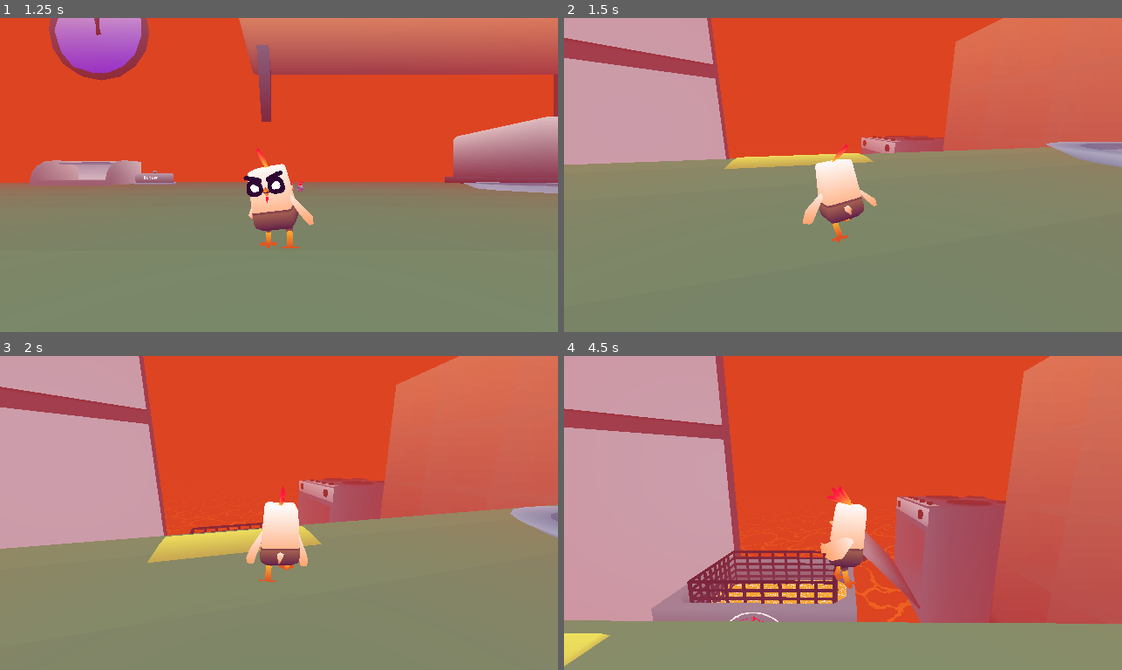
Above: before the commit, frames 1-4 (two rows, left to right).
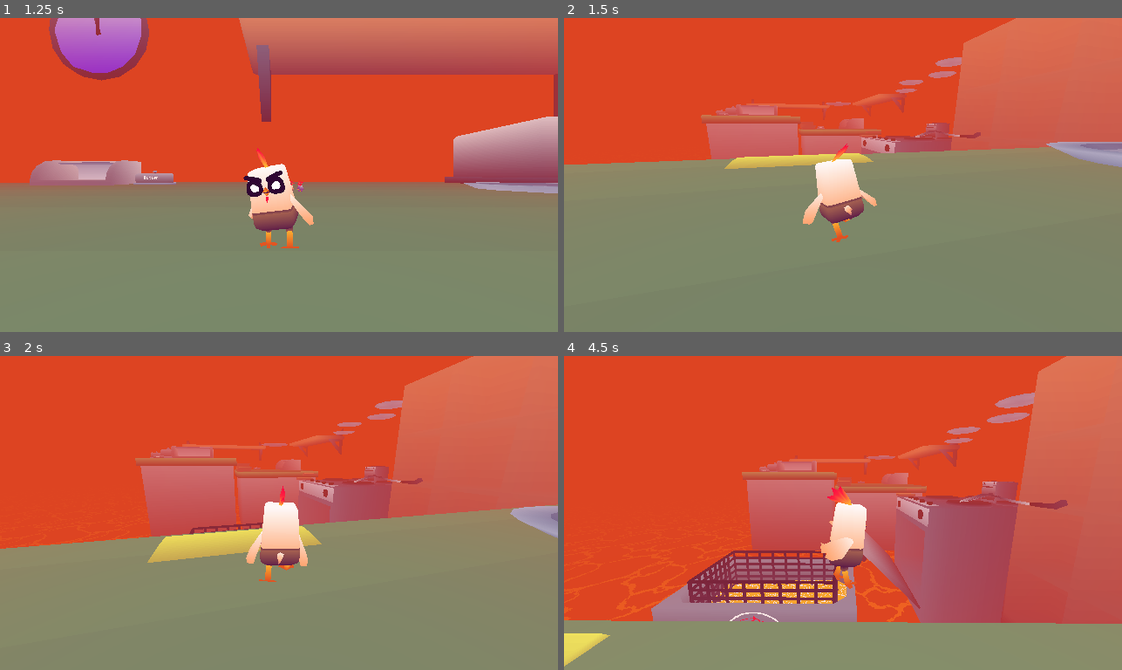
Above: after the commit, the same moments.

Repository: Cucumber-Maki/UoP-2025
Game: Godot game, scene res://scenes/splashScreen/splashScreen.tscn
Same seed, same stepped clock (60 frames per second), same inputs: the game is played once before the commit and once after it.
Inputs (mouse positions are in pixels of both pictures, inside the frame that each line leads up to):
- Up to frame 1 (1.25 s): tap Enter at 0.5 s; move the mouse to (401, 159) at 0.52 s; hold D (player_move_right) from 0.53 s (still down); tap E (player_interact) at 0.6 s; tap Space (player_move_jump) at 0.77 s
- Up to frame 2 (1.5 s): move the mouse to (815, 175) at 1.27 s; release D (player_move_right) at 1.28 s; hold W (player_move_forward) from 1.28 s (still down); tap E (player_interact) at 1.35 s
- Up to frame 3 (2 s): keep holding W (player_move_forward); tap Space (player_move_jump) at 1.52 s
- Up to frame 4 (4.5 s): keep holding W (player_move_forward); move the mouse to (854, 506) at 2.02 s; tap E (player_interact) every 0.75 s from 2.1 to 4.35 s; move the mouse to (837, 519) at 2.77 s; tap Space (player_move_jump) at 3.02, 3.77 s; move the mouse to (887, 516) at 3.52 s; move the mouse to (798, 509) at 4.27 s

Frame 1 is identical in both runs. In frame 2, 17% of the frame differs, in the area x 0-81%, y 0-47%; in frame 3, 23%; in frame 4, 32%, in the area x 0-91%, y 0-85%.

Commit message:
feat: extend level
still need to put chickkins and seeds around the level, and add interactable elements on the ovens and breadbins

Diff:
--- a/prefabs/level1.tscn
+++ b/prefabs/level1.tscn
@@ -71,7 +71,7 @@
 transform = Transform3D(-0.866025, 7.57103e-08, -0.5, -8.74228e-08, -1, 0, -0.5, 4.37114e-08, 0.866025, -48, 0.2, 14)
 
 [node name="Refrigerator" parent="Environment" instance=ExtResource("9_spq7v")]
-transform = Transform3D(-4.37114e-08, 0, -1, 0, 1, 0, 1, 0, -4.37114e-08, -85, -44, -27)
+transform = Transform3D(-4.37114e-08, 0, -1, 0, 1, 0, 1, 0, -4.37114e-08, -173.731, -44, 28.7464)
 
 [node name="Refrigerator Door" parent="Environment/Refrigerator" index="1"]
 transform = Transform3D(-0.5, 0, 0.866026, 0, 1, 0, -0.866026, 0, -0.5, -25, 0, -20)
@@ -80,7 +80,7 @@
 transform = Transform3D(1, 0, 0, 0, 1, 0, 0, 0, 1, 38, 32, 38)
 
 [node name="Box Shelves" parent="Environment" instance=ExtResource("11_0b3ik")]
-transform = Transform3D(-4.37114e-08, 0, 1, 0, 1, 0, -1, 0, -4.37114e-08, 72, -44, -35)
+transform = Transform3D(-4.37114e-08, 0, 1, 0, 1, 0, -1, 0, -4.37114e-08, 75.8431, -44, -35)
 
 [node name="Oven" parent="Environment" instance=ExtResource("12_4siyy")]
 transform = Transform3D(-4.37114e-08, 0, 1, 0, 1, 0, -1, 0, -4.37114e-08, 61, -44, -93)
@@ -108,6 +108,120 @@
 [node name="Toaster" parent="Environment" instance=ExtResource("18_olfdj")]
 transform = Transform3D(1, 0, 0, 0, 1, 0, 0, 0, 1, -45, 0, 33)
 skeleton = NodePath("../..")
+
+[node name="Shelf2" parent="Environment" instance=ExtResource("5_ctcjh")]
+transform = Transform3D(0.5, 0, 0, 0, 0.5, 0, 0, 0, 0.5, -75.7524, -3.04241, 29.1192)
+
+[node name="Plate Small2" parent="Environment" instance=ExtResource("17_xha6b")]
+transform = Transform3D(1, 0, 0, 0, 1, 0, 0, 0, 1, -110.104, 0.769035, 35)
+
+[node name="Plate Big2" parent="Environment" instance=ExtResource("16_ysal5")]
+transform = Transform3D(1, 0, 0, 0, 1, 0, 0, 0, 1, -103.913, -7.71759, 20.1201)
+
+[node name="Plate Small3" parent="Environment" instance=ExtResource("17_xha6b")]
+transform = Transform3D(0.9, 0, 0, 0, 0.9, 0, 0, 0, 0.9, -115.428, -4.35668, 20.7289)
+skeleton = NodePath("../Plate Big2")
+
+[node name="Plate Small4" parent="Environment" instance=ExtResource("17_xha6b")]
+transform = Transform3D(0.7, 0, 0, 0, 0.7, 0, 0, 0, 0.7, -120.915, -1.7001, 24.7054)
+skeleton = NodePath("../Plate Small3")
+
+[node name="Bread" parent="Environment" instance=ExtResource("7_cqysd")]
+transform = Transform3D(-8.74228e-08, 0, 2, 0, 2, 0, -2, 0, -8.74228e-08, -137.293, 0, 29.1201)
+
+[node name="Pizza Box2" parent="Environment" instance=ExtResource("6_jbhi1")]
+transform = Transform3D(1, 0, 0, 0, 1, 0, 0, 0, 1, -170.658, -3.43686, 29.913)
+
+[node name="Spatula2" parent="Environment" instance=ExtResource("13_g1q7u")]
+transform = Transform3D(-0.866025, -0.0122162, 0.499851, 1.50951e-07, -0.999701, -0.0244322, 0.5, -0.0211588, 0.865767, 58, 0.982724, -72.1999)
+
+[node name="Counter2" parent="Environment" instance=ExtResource("1_mpcyb")]
+transform = Transform3D(0.5, 0, 0, 0, 1, 0, 0, 0, 1, 38, -44, -169)
+
+[node name="Oven2" parent="Environment" instance=ExtResource("12_4siyy")]
+transform = Transform3D(-8.74228e-09, 0, 0.2, 0, 0.2, 0, -0.2, 0, -8.74228e-09, 76, -4, -92)
+
+[node name="Bread Bin2" parent="Environment" instance=ExtResource("14_r444d")]
+transform = Transform3D(-8.74228e-08, 0, 2, 0, 2, 0, -2, 0, -8.74228e-08, 57, 0, -185)
+
+[node name="Butter2" parent="Environment" instance=ExtResource("15_ltn4d")]
+transform = Transform3D(-1, 0, -8.74228e-08, 0, 1, 0, 8.74228e-08, 0, -1, 29, 0, -193)
+
+[node name="Shelf3" parent="Environment" instance=ExtResource("5_ctcjh")]
+transform = Transform3D(-4.37114e-08, 0, 1, 0, 1, 0, -1, 0, -4.37114e-08, 71, 24, -167)
+
+[node name="Counter3" parent="Environment" instance=ExtResource("1_mpcyb")]
+transform = Transform3D(0.5, 0, 0, 0, 1.2, 0, 0, 0, 1, -22, -44, -169)
+
+[node name="Bread2" parent="Environment" instance=ExtResource("7_cqysd")]
+transform = Transform3D(1, 0, 0, 0, 1, 0, 0, 0, 1, 47, -4, -120)
+
+[node name="Bread3" parent="Environment" instance=ExtResource("7_cqysd")]
+transform = Transform3D(1, 0, 0, 0, 1, 0, 0, 0, 1, 55, -2, -130)
+
+[node name="Bread4" parent="Environment" instance=ExtResource("7_cqysd")]
+transform = Transform3D(1, 0, 0, 0, 1, 0, 0, 0, 1, 14, 0, -154)
+
+[node name="Bread5" parent="Environment" instance=ExtResource("7_cqysd")]
+transform = Transform3D(0.978148, 0, -0.207912, 0, 1, 0, 0.207912, 0, 0.978148, 14.0791, 1, -153.867)
+
+[node name="Bread6" parent="Environment" instance=ExtResource("7_cqysd")]
+transform = Transform3D(0.978148, 0, 0.207912, 0, 1, 0, -0.207912, 0, 0.978148, 14, 2, -154)
+
+[node name="Bread7" parent="Environment" instance=ExtResource("7_cqysd")]
+transform = Transform3D(1, 0, 0, 0, 1, 0, 0, 0, 1, 14, 0, -171)
+
+[node name="Bread8" parent="Environment" instance=ExtResource("7_cqysd")]
+transform = Transform3D(0.829038, 0, 0.559193, 0, 1, 0, -0.559193, 0, 0.829038, 14, 1, -171)
+
+[node name="Bread9" parent="Environment" instance=ExtResource("7_cqysd")]
+transform = Transform3D(0.978148, 0, 0.207912, 0, 1, 0, -0.207912, 0, 0.978148, 14, 4, -171)
+
+[node name="Bread10" parent="Environment" instance=ExtResource("7_cqysd")]
+transform = Transform3D(0.829038, 0, 0.559193, 0, 1, 0, -0.559193, 0, 0.829038, 14, 2, -171)
+
+[node name="Bread11" parent="Environment" instance=ExtResource("7_cqysd")]
+transform = Transform3D(0.573576, 0, 0.819152, 0, 1, 0, -0.819152, 0, 0.573576, 14, 3, -171)
+
+[node name="Bread12" parent="Environment" instance=ExtResource("7_cqysd")]
+transform = Transform3D(0.866025, 0, 0.5, 0, 1, 0, -0.5, 0, 0.866025, 14, 5, -171)
+
+[node name="Bread Bin3" parent="Environment" instance=ExtResource("14_r444d")]
+transform = Transform3D(-2, 0, -1.74846e-07, 0, 2, 0, 1.74846e-07, 0, -2, -22, 9, -171)
+
+[node name="Butter3" parent="Environment" instance=ExtResource("15_ltn4d")]
+transform = Transform3D(-1, 0, -8.74228e-08, 0, 1, 0, 8.74228e-08, 0, -1, -43, 9, -160)
+
+[node name="Butter4" parent="Environment" instance=ExtResource("15_ltn4d")]
+transform = Transform3D(-8.74228e-08, 0, 2, 0, 2, 0, -2, 0, -8.74228e-08, -47, 9, -171)
+
+[node name="Shelf4" parent="Environment" instance=ExtResource("5_ctcjh")]
+transform = Transform3D(-1, 0, -8.74228e-08, 0, 1, 0, 8.74228e-08, 0, -1, 2, 20, -189)
+
+[node name="Butter5" parent="Environment" instance=ExtResource("15_ltn4d")]
+transform = Transform3D(-1.31134e-07, 0, 3, 0, 3, 0, -3, 0, -1.31134e-07, -39, 9, -171)
+
+[node name="Plate Big3" parent="Environment" instance=ExtResource("16_ysal5")]
+transform = Transform3D(1, 0, 0, 0, 1, 0, 0, 0, 1, 45.0868, 21.2824, -187.88)
+
+[node name="Plate Small5" parent="Environment" instance=ExtResource("17_xha6b")]
+transform = Transform3D(0.9, 0, 0, 0, 0.9, 0, 0, 0, 0.9, 75.5724, 24.6433, -125.271)
+skeleton = NodePath("../Plate Big2")
+
+[node name="Plate Small6" parent="Environment" instance=ExtResource("17_xha6b")]
+transform = Transform3D(0.9, 0, 0, 0, 0.9, 0, 0, 0, 0.9, 69.5724, 26.6433, -110.271)
+skeleton = NodePath("../Plate Big2")
+
+[node name="Plate Small7" parent="Environment" instance=ExtResource("17_xha6b")]
+transform = Transform3D(0.9, 0, 0, 0, 0.9, 0, 0, 0, 0.9, 79.5724, 28.6433, -97.271)
+skeleton = NodePath("../Plate Big2")
+
+[node name="Plate Small8" parent="Environment" instance=ExtResource("17_xha6b")]
+transform = Transform3D(0.9, 0, 0, 0, 0.9, 0, 0, 0, 0.9, 73.5724, 30.6433, -84.271)
+skeleton = NodePath("../Plate Big2")
+
+[node name="Plate Big4" parent="Environment" instance=ExtResource("16_ysal5")]
+transform = Transform3D(1, 0, 0, 0, 1, 0, 0, 0, 1, 94.0868, 34.2824, -75.8799)
 
 [node name="Seeds" type="Node" parent="."]
 script = ExtResource("4_r1f7g")
